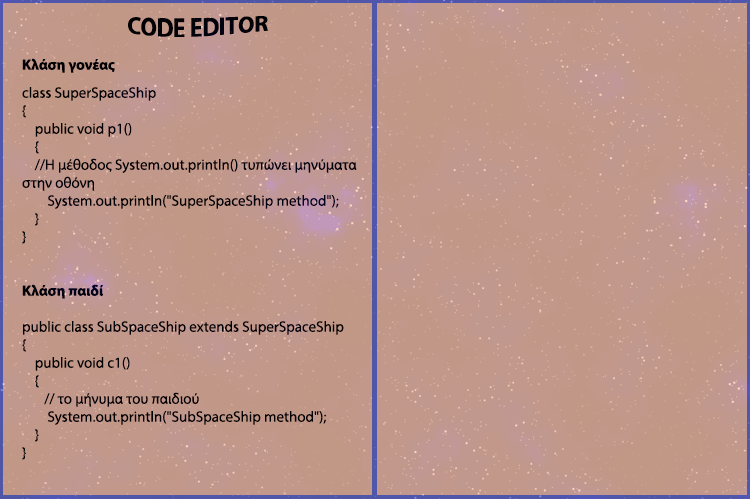
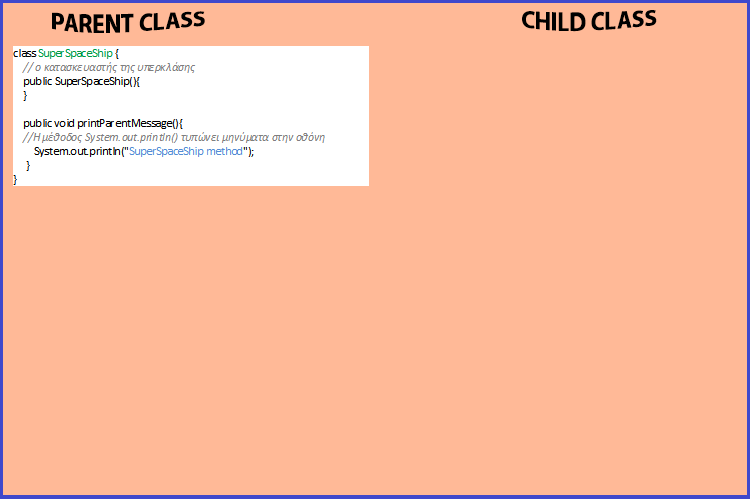
Layer changes from the first 750px x 499px image to the second:
hid "bklvl4" over [left=0, top=0, right=750, bottom=499]
added layer "Child class" above "Layer 4" over [left=522, top=10, right=657, bottom=32]
added layer "Layer 4" above "Parent class" over [left=13, top=46, right=369, bottom=186]
renamed "CODE EDITOR" to "Parent class", painted on it over [left=52, top=11, right=268, bottom=37]
hid "Κλάση γονέας", painted on it over [left=22, top=58, right=115, bottom=73]
hid "class SuperSpaceShip { public void p1() { //Η μέθοδ", painted on it over [left=22, top=87, right=357, bottom=460]
added layer "bk3" above "Background copy" over [left=0, top=0, right=750, bottom=499]
hid "Background copy" over [left=0, top=0, right=750, bottom=499]
